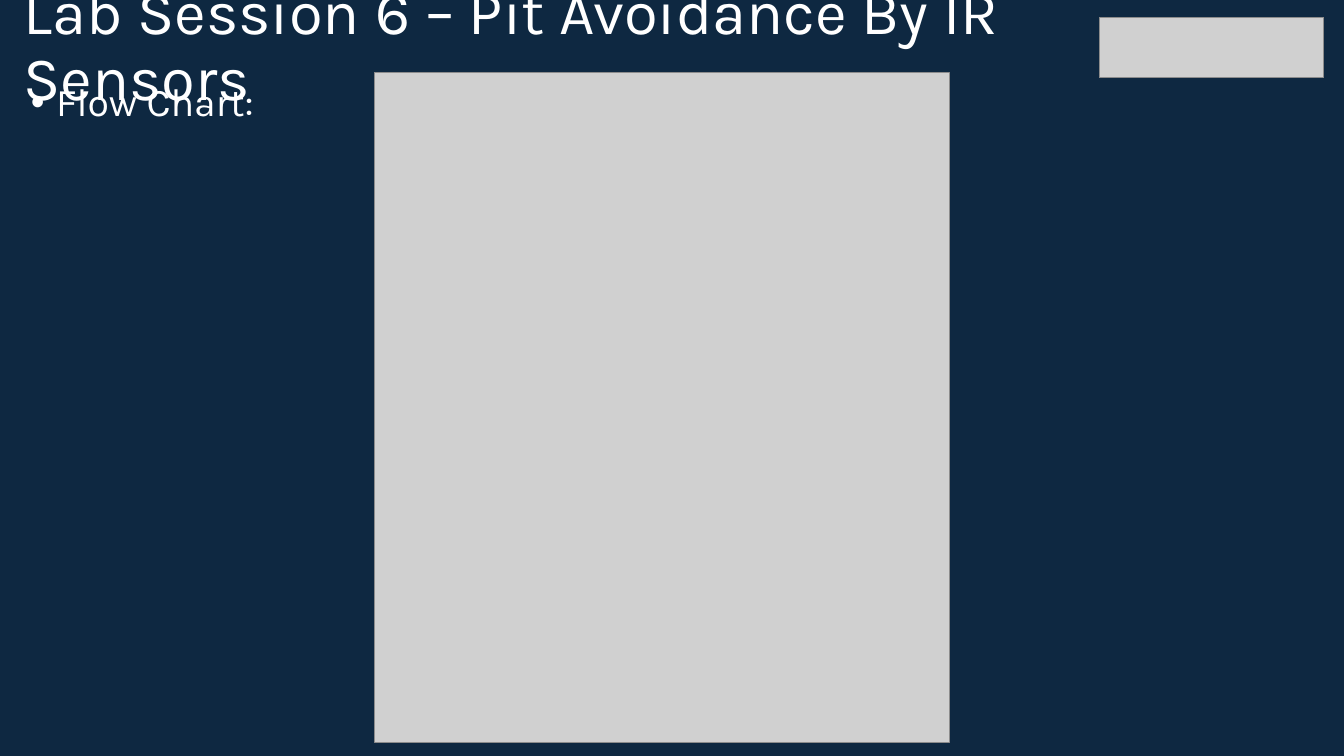
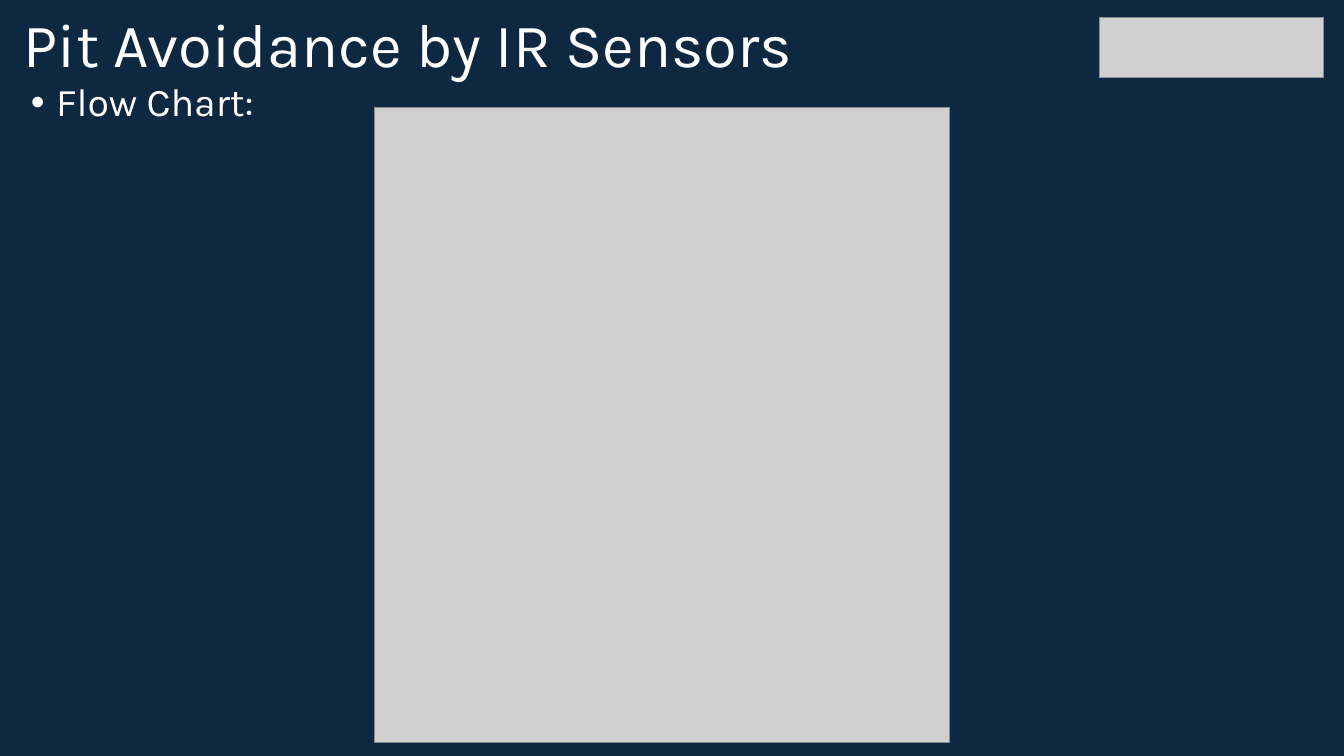
Before and after one commit to info-zas/zas-robotics-car-1-sensors, a slide deck: slide 21 of 01_FoundationProjects/06_Car-1_PitAvoidance_Using_IR/06_Car-1_PitAvoidance_Using_IR.pptx. Drawn at 1344x756 pixels with LibreOffice and Linux fonts; fonts in the diff are those of the drawing; grey boxes stand for pictures. Boxes give left, top, right and bottom in pixels: in the first picture for what was removed or moved away, otherwise in the second. Text is boxed around its words. In the diff, an @@ line names an element or a change of style, - is before the commit and + after.

Commit message:
01_Car_Basic_movements.pptx  06_Car-1_PitAvoidance_Using_IR.pptx updates

```diff
--- a/01_FoundationProjects/06_Car-1_PitAvoidance_Using_IR/06_Car-1_PitAvoidance_Using_IR.pptx
+++ b/01_FoundationProjects/06_Car-1_PitAvoidance_Using_IR/06_Car-1_PitAvoidance_Using_IR.pptx
@@ title at [24, 24, 791, 82]: text changed @@
-Lab Session 6 – Pit Avoidance By IR Sensors
+Pit Avoidance by IR Sensors
@@ picture: place and size @@
-picture at [375, 73, 950, 743]
+picture at [375, 108, 950, 743]
```
Also in this commit, not shown: 23 other slides changed.
